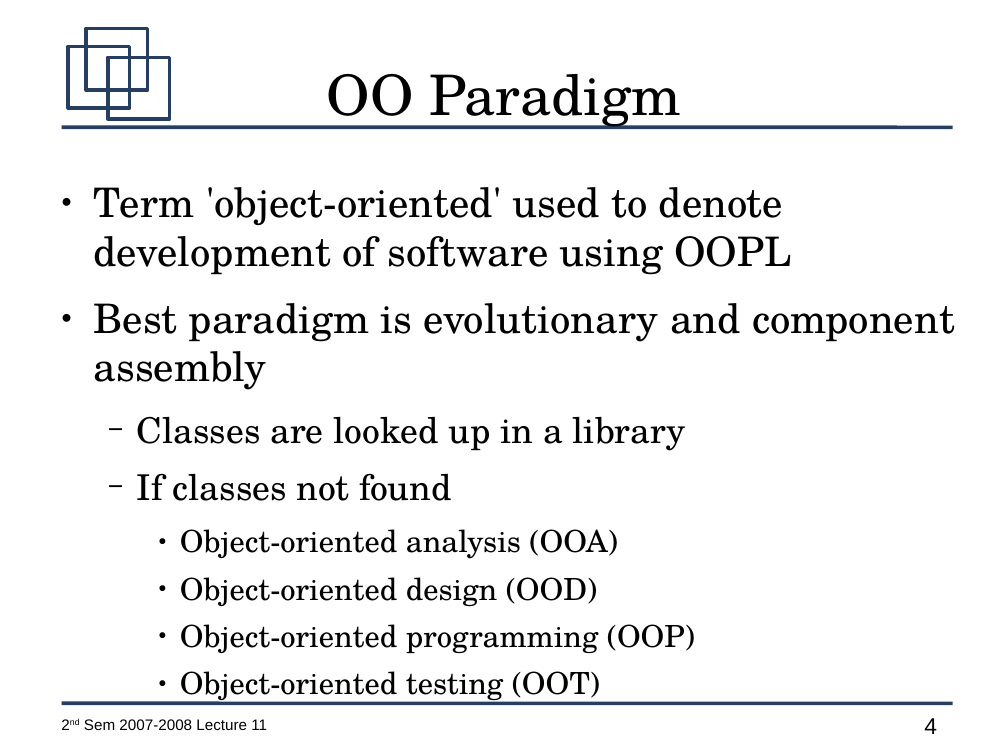
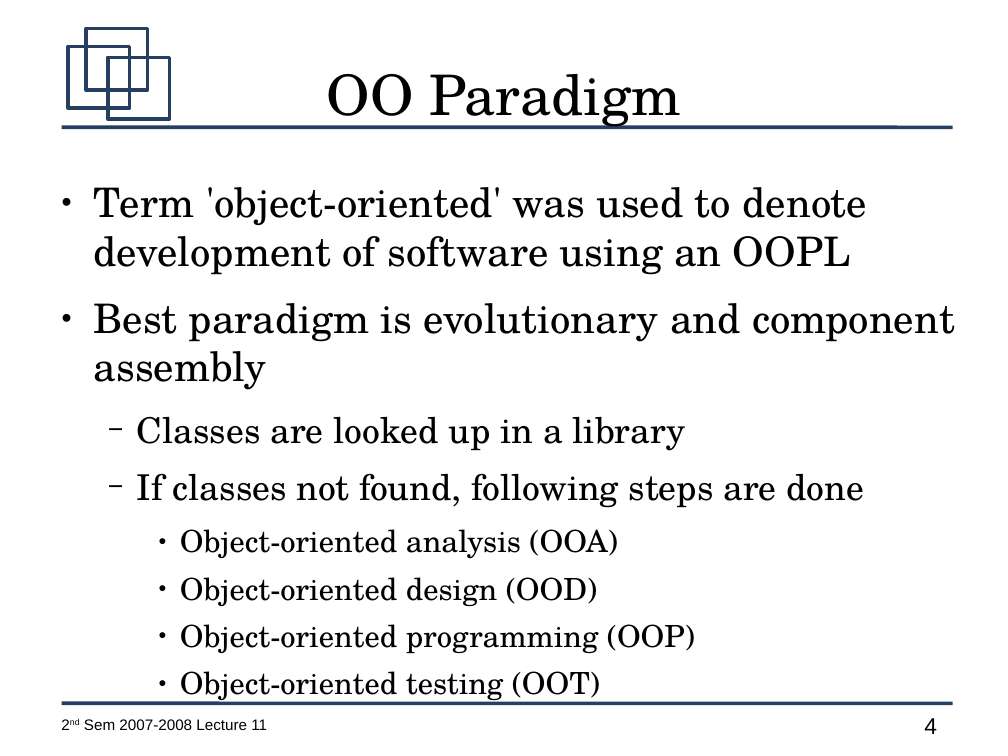
Before and after one commit to jachermocilla/jach-homepage, a slide deck: slide 4 of CMSC128-2nd-Sem-2007-L11.odp. Drawn at 1008x756 pixels with LibreOffice and Linux fonts; fonts in the diff are those of the drawing. Boxes give left, top, right and bottom in pixels: in the first picture for what was removed or moved away, otherwise in the second. Text is boxed around its words. In the diff, an @@ line names an element or a change of style, - is before the commit and + after.

```diff
--- a/CMSC128-2nd-Sem-2007-L11.odp
+++ b/CMSC128-2nd-Sem-2007-L11.odp
@@ text at <box>94,187,867,275</box>: text changed @@
-● Term 'object-oriented' used to denote development of software using OOPL
+● Term 'object-oriented' was used to denote development of software using an OOPL
@@ text at <box>137,473,865,508</box>: text changed @@
-  − If classes not found
+  − If classes not found, following steps are done
```
Also in this commit, not shown: 18 other slides changed.
